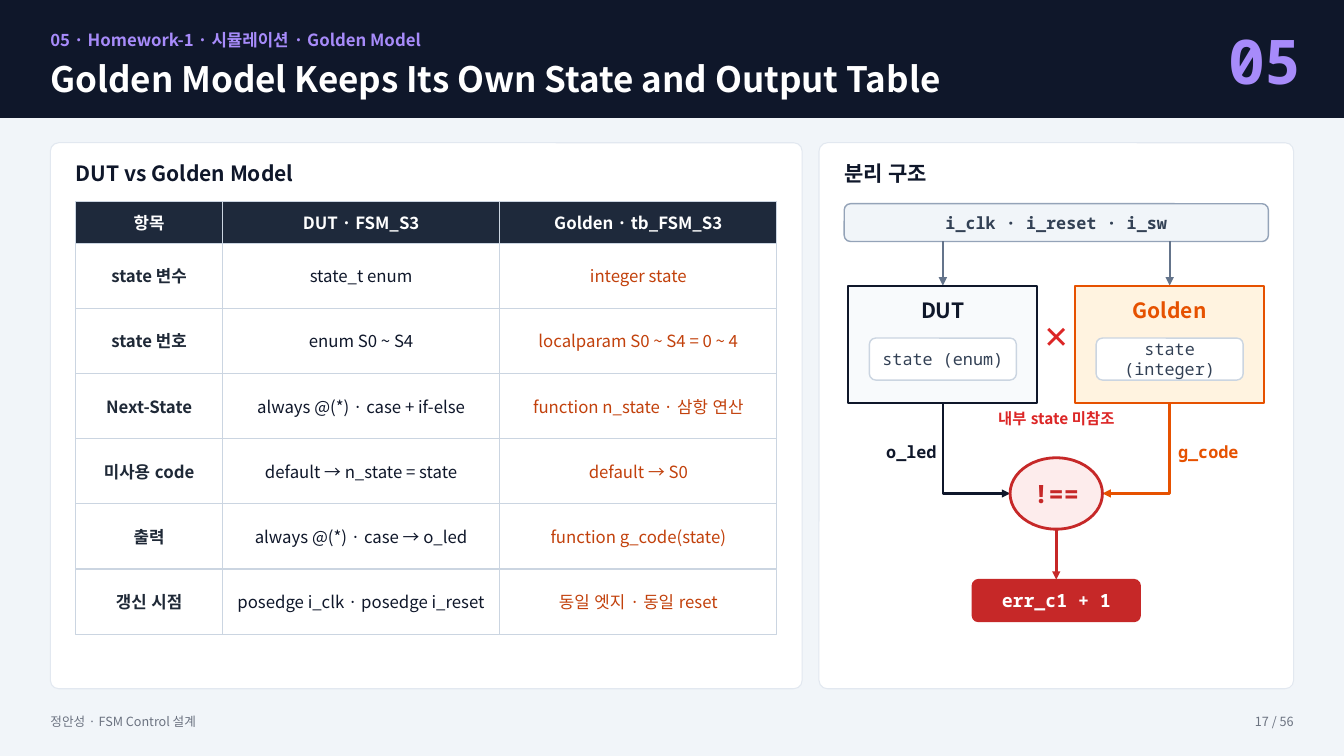
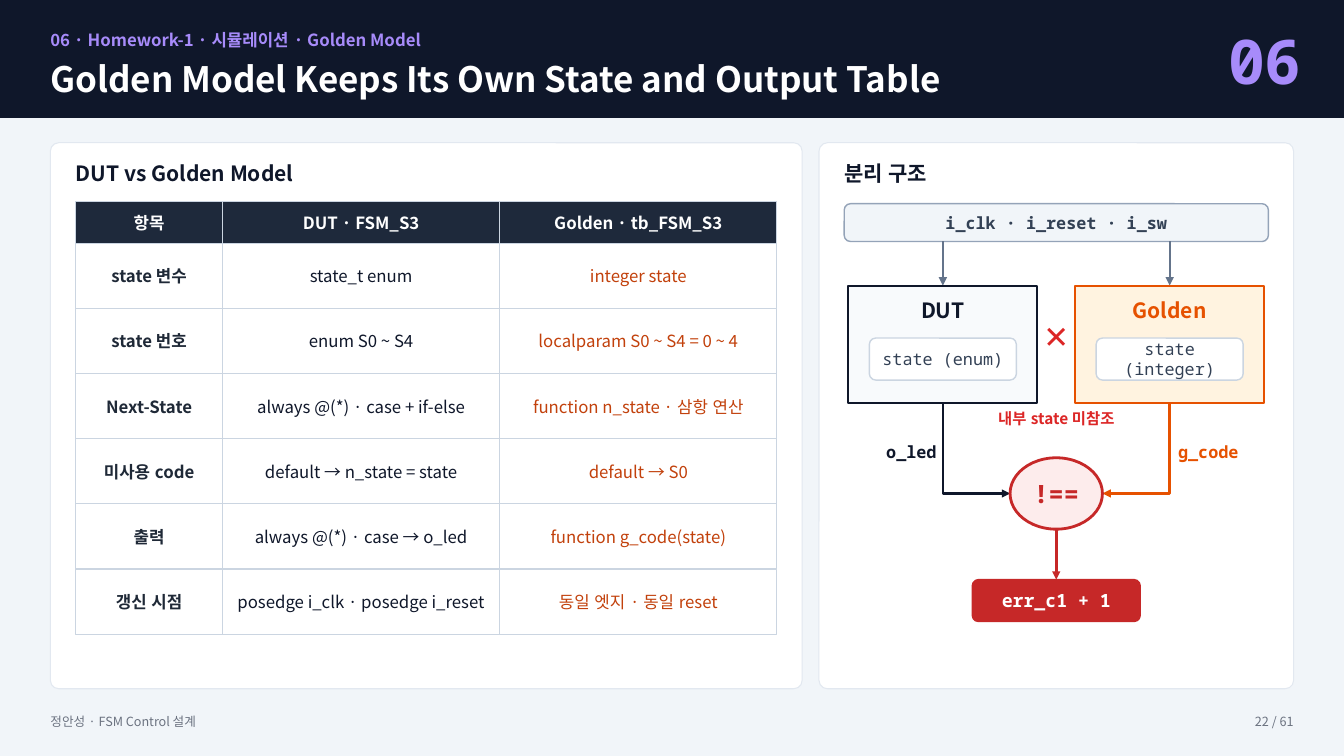
Before and after one commit to kimsacademy1234-max/System_Verilog, a slide deck: slide 22 of homework/1008_fsm_project/FSM_Control_정안성_new.pptx (slide 17 before the commit). Drawn at 1344x756 pixels with LibreOffice and Linux fonts; fonts in the diff are those of the drawing. Boxes give left, top, right and bottom in pixels: in the first picture for what was removed or moved away, otherwise in the second. Text is boxed around its words. In the diff, an @@ line names an element or a change of style, - is before the commit and + after.

```diff
--- a/homework/1008_fsm_project/FSM_Control_정안성_new.pptx
+++ b/homework/1008_fsm_project/FSM_Control_정안성_new.pptx
@@ text at <box>50,32,421,48</box>: text changed @@
-05 · Homework-1 · 시뮬레이션 · Golden Model
+06 · Homework-1 · 시뮬레이션 · Golden Model
@@ text at <box>1228,39,1302,85</box>: text changed @@
-05
+06
@@ text at <box>1255,716,1294,726</box>: text changed @@
-17 / 56
+22 / 61
```
Also in this commit, not shown: 54 other slides changed, 6 slides added, 1 slide removed.
